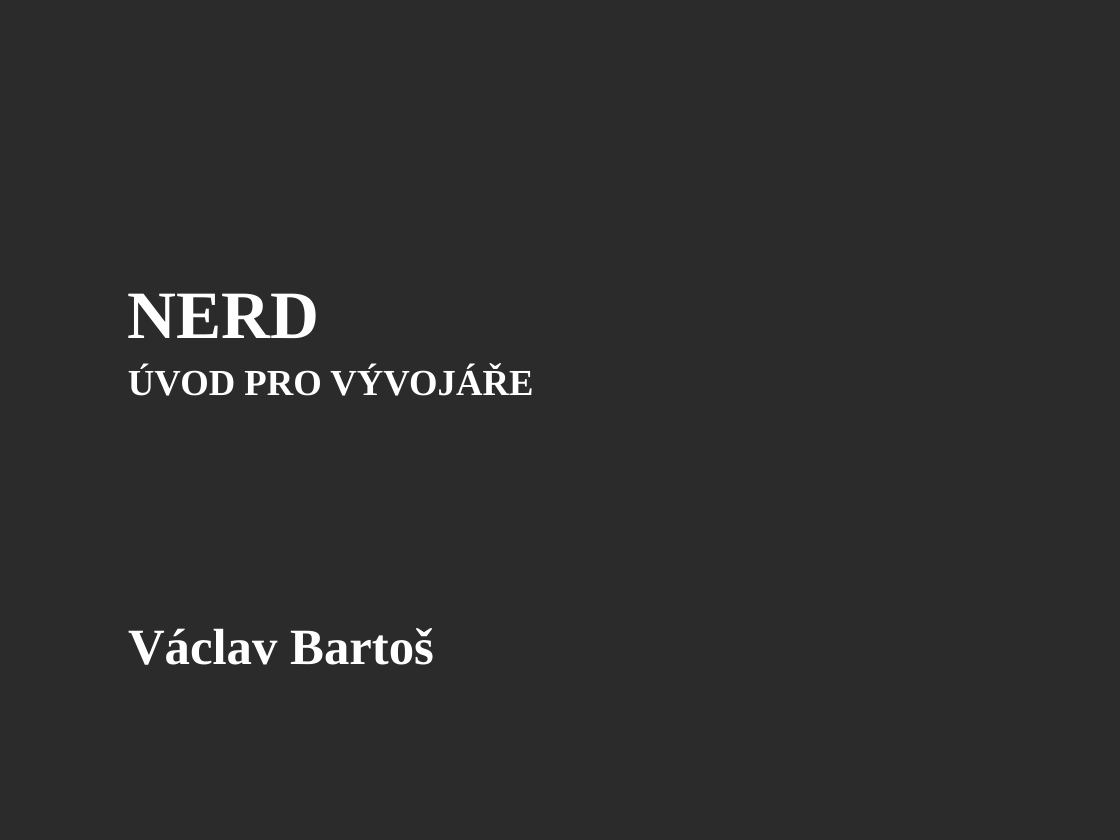
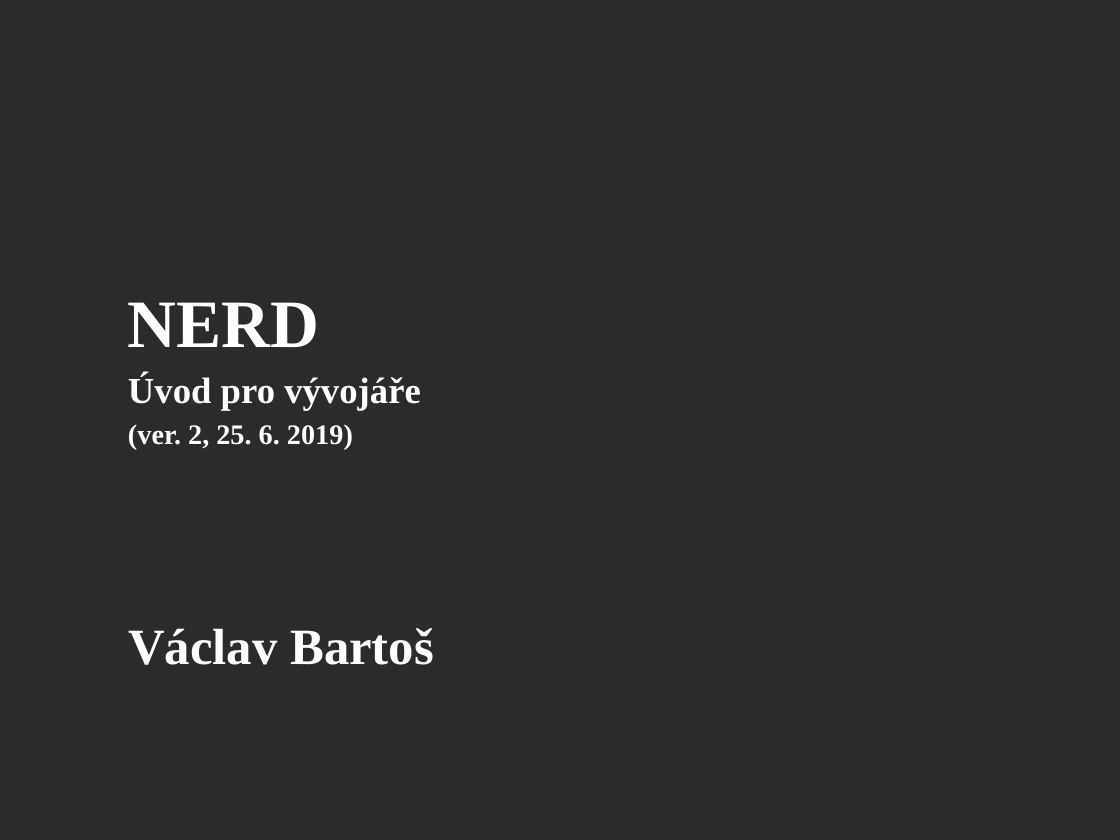
Before and after one commit to CESNET/NERD, a slide deck: slide 1 of doc/NERD_intro_for_developers_(CZ).odp. Drawn at 1120x840 pixels with LibreOffice and Linux fonts; fonts in the diff are those of the drawing; background and template pictures are left out; a plain dark background stands for a picture behind light text. Boxes give left, top, right and bottom in pixels: in the first picture for what was removed or moved away, otherwise in the second. Text is boxed around its words. In the diff, an @@ line names an element or a change of style, - is before the commit and + after.

```diff
--- a/doc/NERD_intro_for_developers_(CZ).odp
+++ b/doc/NERD_intro_for_developers_(CZ).odp
@@ title at <box>128,302,420,449</box>: text changed; size 26 to 20 pt @@
-NERD
-ÚVOD PRO VÝVOJÁŘE
+NERD
+Úvod pro vývojáře
+(ver. 2, 25. 6. 2019)
```
Also in this commit, not shown: 11 other slides changed, 11 slides added, 10 slides removed, 1 other file.
